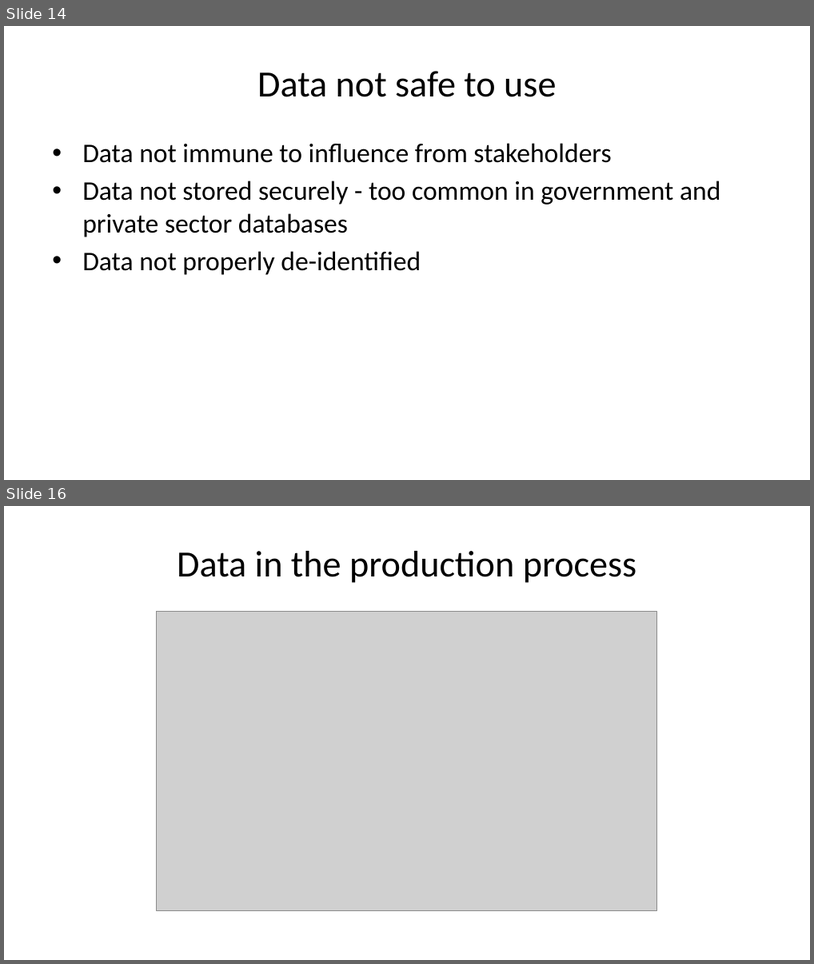
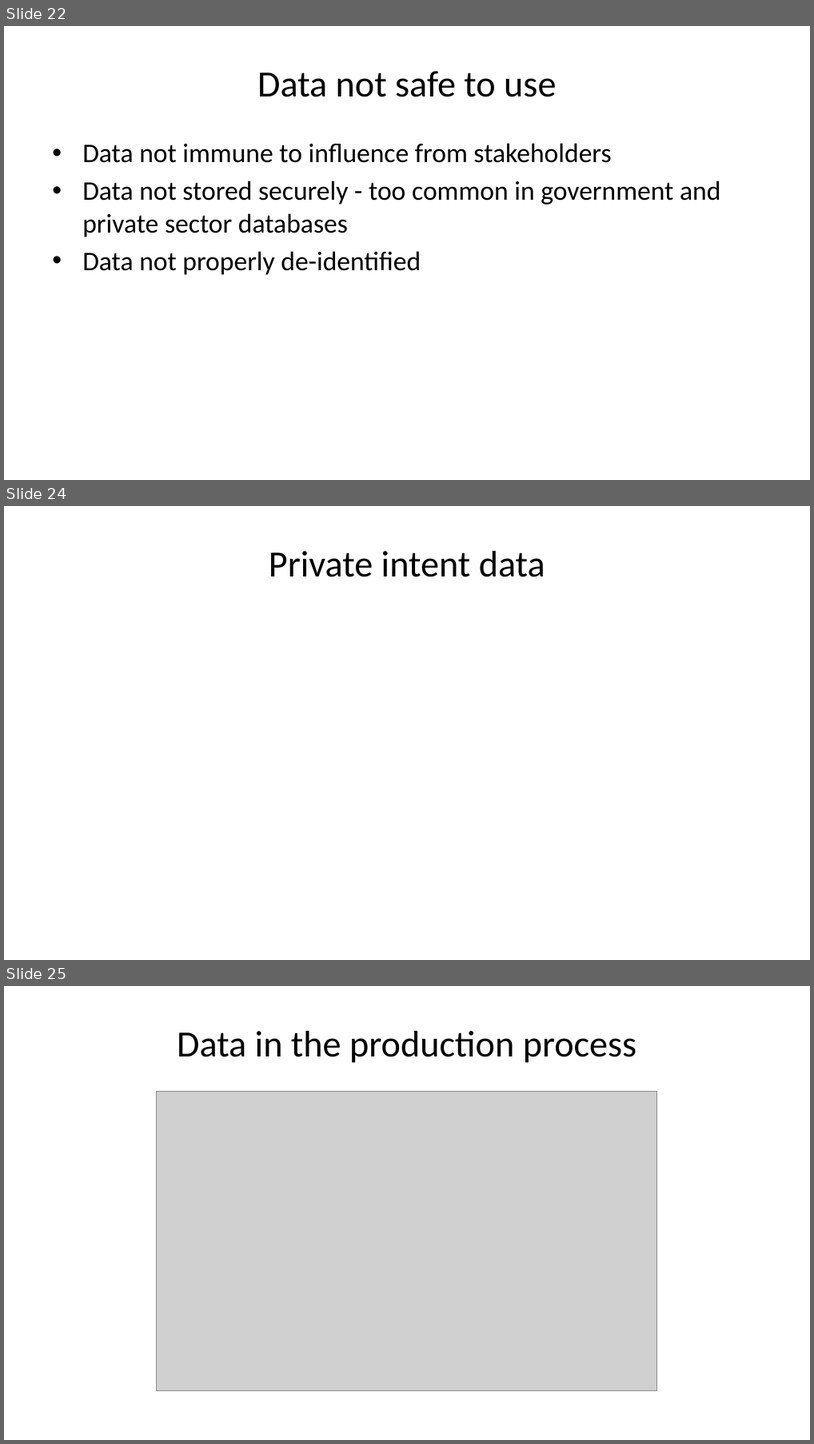
Before and after one commit to tamanh-oxford/capacity-development, a slide deck: data-frameworks/01-global-landscape.pptx. Shown one above the other, each under a label of ours: slides 14 and 16 before the commit, slides 22, 24 and 25 after it; the slides between them are not shown. The pictures are 814x964 and 814x1444 pixels, drawn with LibreOffice and Linux fonts; fonts in the diff are those of the drawing; grey boxes stand for pictures. Boxes give left, top, right and bottom in pixels: in the first picture for what was removed or moved away, otherwise in the second. Text is boxed around its words. In the diff, an @@ line names an element or a change of style, - is before the commit and + after.

```diff
--- a/data-frameworks/01-global-landscape.pptx
+++ b/data-frameworks/01-global-landscape.pptx
@@ slide 24 added at (4,506,810,960), background #FFFFFF @@
@@ title added at (269,551,546,577), 33 pt, text #000000 @@
+Private intent data
@@ what was slide 14 is now slide 22 @@
@@ what was slide 16 is now slide 25 @@
```
Also in this commit, not shown: 3 slides changed, 8 other slides added, 28 other files.
